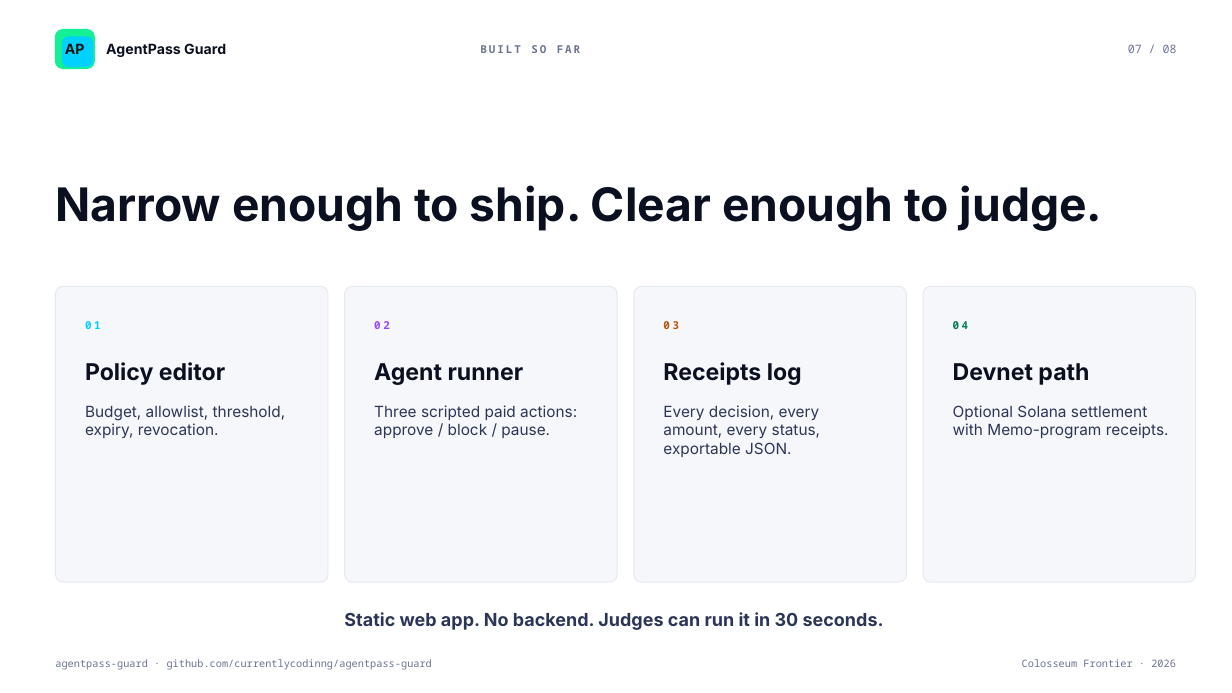
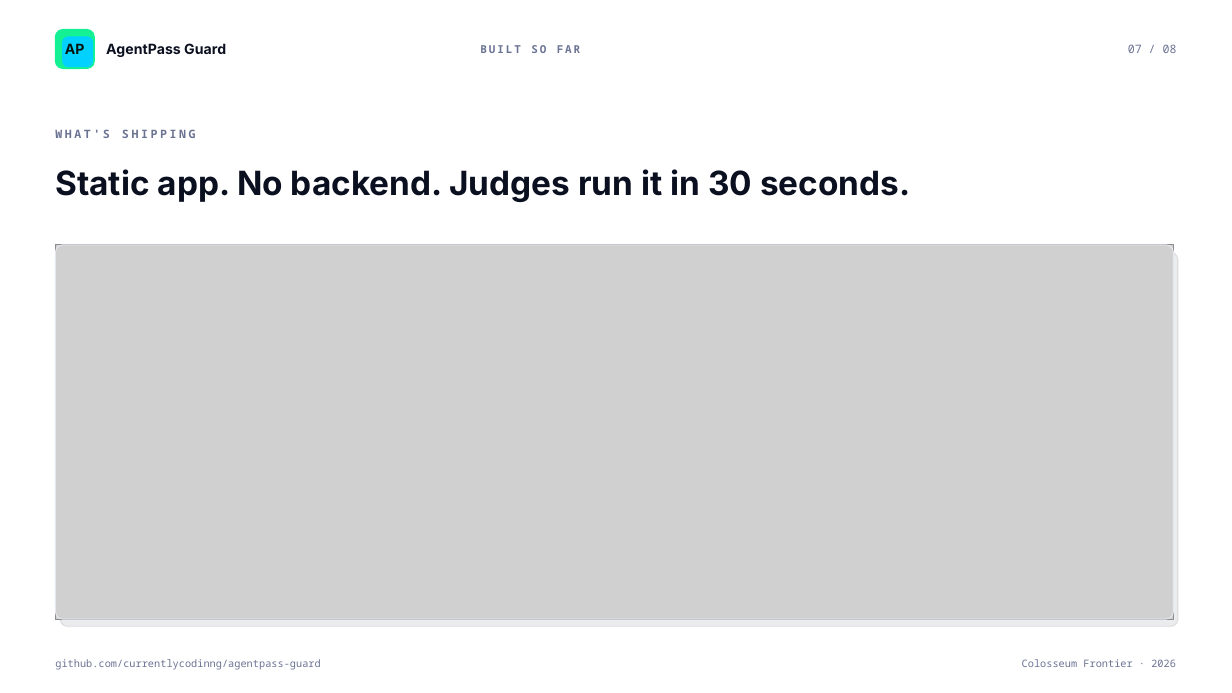
Before and after one commit to currentlycodinng/agentpass-guard, a slide deck: slide 7 of deliverables/agentpass-guard-frontier-deck.pptx. Drawn at 1232x693 pixels with LibreOffice and Linux fonts; fonts in the diff are those of the drawing; grey boxes stand for pictures. Boxes give left, top, right and bottom in pixels: in the first picture for what was removed or moved away, otherwise in the second. Text is boxed around its words. In the diff, an @@ line names an element or a change of style, - is before the commit and + after.

```diff
--- a/deliverables/agentpass-guard-frontier-deck.pptx
+++ b/deliverables/agentpass-guard-frontier-deck.pptx
@@ text at <box>55,129,196,138</box>: text changed; size 36 to 9 pt; font Inter to Noto Sans Mono; text colour #0B1020 to #6B7393 @@
-Narrow enough to ship. Clear enough to judge.
+WHAT'S SHIPPING
@@ text at <box>55,169,910,202</box>: text changed; size 14 to 26 pt; text colour #2B3556 to #0B1020 @@
-Static web app. No backend. Judges can run it in 30 seconds.
+Static app. No backend. Judges run it in 30 seconds.
@@ picture added at <box>55,245,1174,619</box> @@
@@ rounded rectangle added at <box>55,245,1174,619</box>, outline #E6E8F0 0.75 pt @@
@@ rounded rectangle added at <box>60,252,1178,627</box>, fill #0B1020 at 8% opacity, outline #0B1020 1 pt @@
@@ rounded rectangle removed at <box>55,287,328,582</box> @@
@@ rounded rectangle removed at <box>345,287,617,582</box> @@
@@ rounded rectangle removed at <box>634,287,907,582</box> @@
@@ rounded rectangle removed at <box>923,287,1196,582</box> @@
@@ text removed at <box>85,321,101,329</box> @@
-01
@@ text removed at <box>374,321,390,329</box> @@
-02
@@ text removed at <box>663,321,679,329</box> @@
-03
@@ text removed at <box>953,321,969,329</box> @@
-04
@@ text removed at <box>85,362,225,385</box> @@
-Policy editor
@@ text removed at <box>374,363,524,385</box> @@
-Agent runner
@@ text removed at <box>663,362,802,385</box> @@
-Receipts log
@@ text removed at <box>953,363,1089,385</box> @@
-Devnet path
@@ text removed at <box>85,405,286,438</box> @@
-Budget, allowlist, threshold, expiry, revocation.
@@ text removed at <box>374,405,577,438</box> @@
-Three scripted paid actions: approve / block / pause.
@@ text removed at <box>663,405,821,457</box> @@
-Every decision, every amount, every status, exportable JSON.
@@ text removed at <box>953,405,1169,439</box> @@
-Optional Solana settlement with Memo-program receipts.
@@ text at <box>55,659,320,670</box>: text changed @@
-agentpass-guard · github.com/currentlycodinng/agentpass-guard
+github.com/currentlycodinng/agentpass-guard
```
Also in this commit, not shown: 6 other slides changed, 1 slide added, 1 slide removed, 15 other files.
